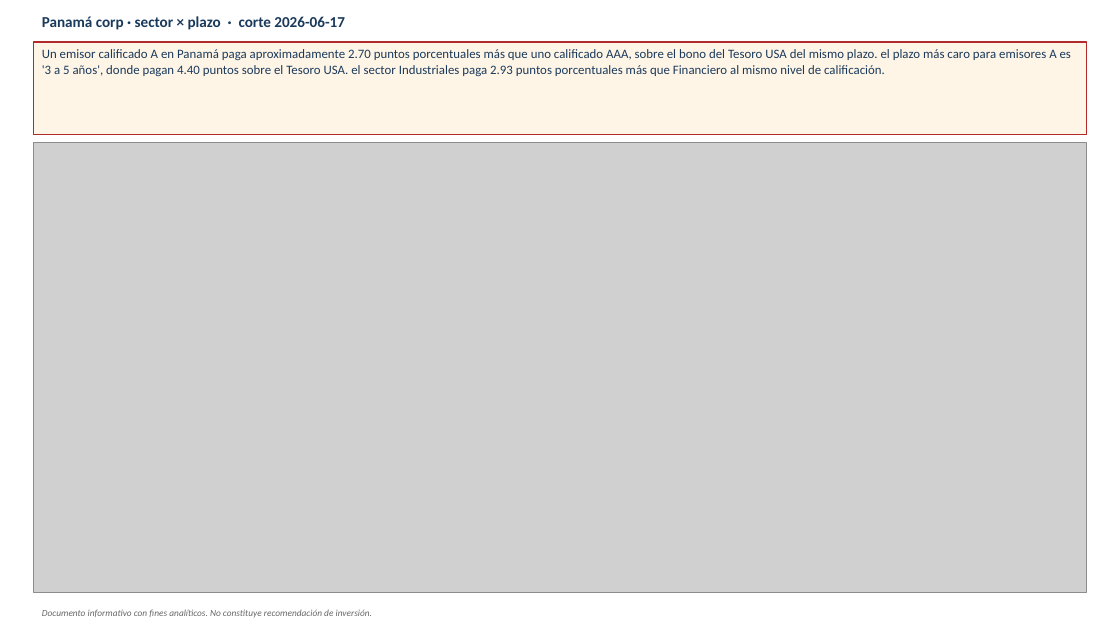
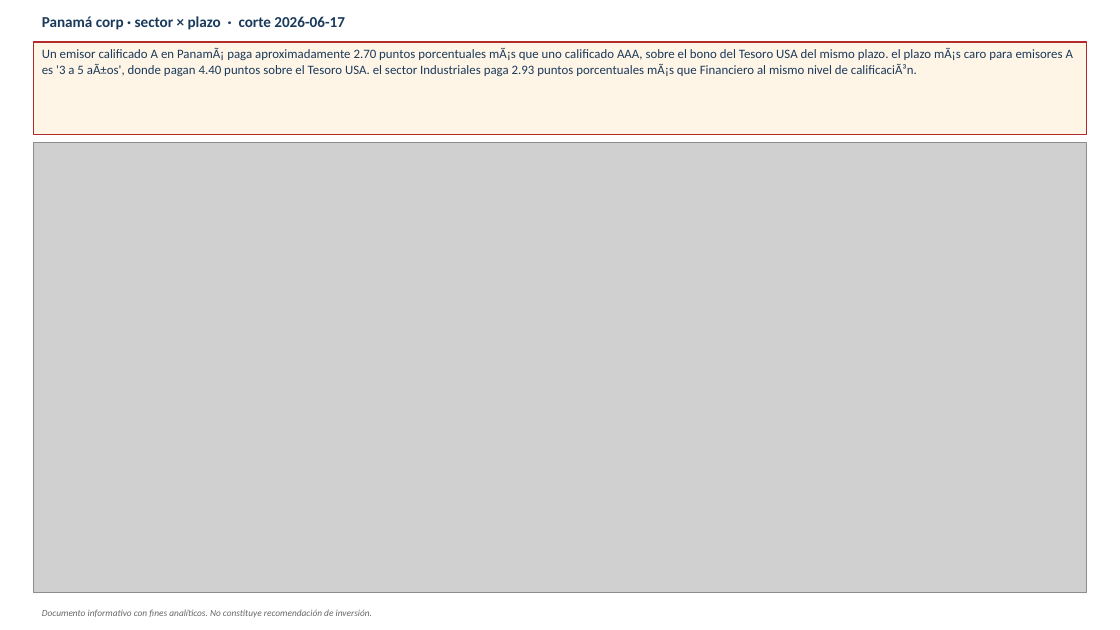
Before and after one commit to andresborrerom/credito_Panama, a slide deck: slide 11 of docs/informativa/outputs/2026-06-17/deck_informativa_2026-06-17.pptx. Drawn at 1120x630 pixels with LibreOffice and Linux fonts; fonts in the diff are those of the drawing; grey boxes stand for pictures. Boxes give left, top, right and bottom in pixels: in the first picture for what was removed or moved away, otherwise in the second. Text is boxed around its words. In the diff, an @@ line names an element or a change of style, - is before the commit and + after.

```diff
--- a/docs/informativa/outputs/2026-06-17/deck_informativa_2026-06-17.pptx
+++ b/docs/informativa/outputs/2026-06-17/deck_informativa_2026-06-17.pptx
@@ text in rectangle at bbox=[42, 48, 1073, 76]: text changed @@
-Un emisor calificado A en Panamá paga aproximadamente 2.70 puntos porcentuales más que uno calificado AAA, sobre el bono del Tesoro USA del mismo plazo. el plazo más caro para emisores A es '3 a 5 años', donde pagan 4.40 puntos sobre el Tesoro USA. el sector Industriales paga 2.93 puntos porcentuales más que Financiero al mismo nivel de calificación.
+Un emisor calificado A en PanamÃ¡ paga aproximadamente 2.70 puntos porcentuales mÃ¡s que uno calificado AAA, sobre el bono del Tesoro USA del mismo plazo. el plazo mÃ¡s caro para emisores A es '3 a 5 aÃ±os', donde pagan 4.40 puntos sobre el Tesoro USA. el sector Industriales paga 2.93 puntos porcentuales mÃ¡s que Financiero al mismo nivel de calificaciÃ³n.
```
Also in this commit, not shown: 6 other slides changed.
